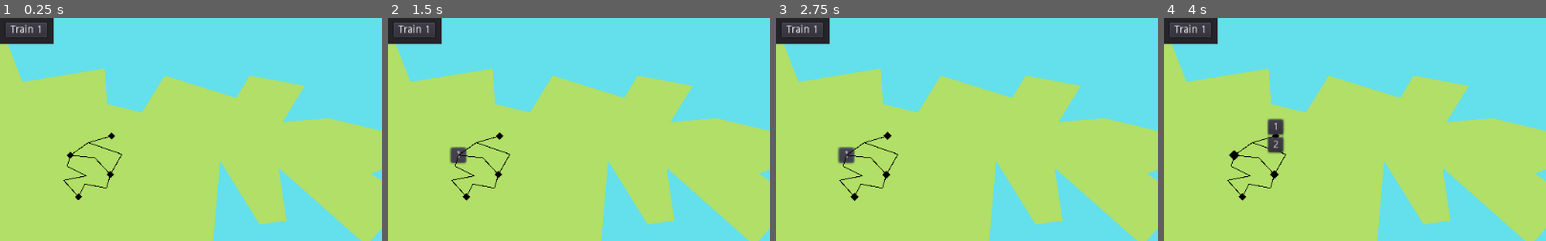
Above: before the commit, frames 1-4 (left to right).
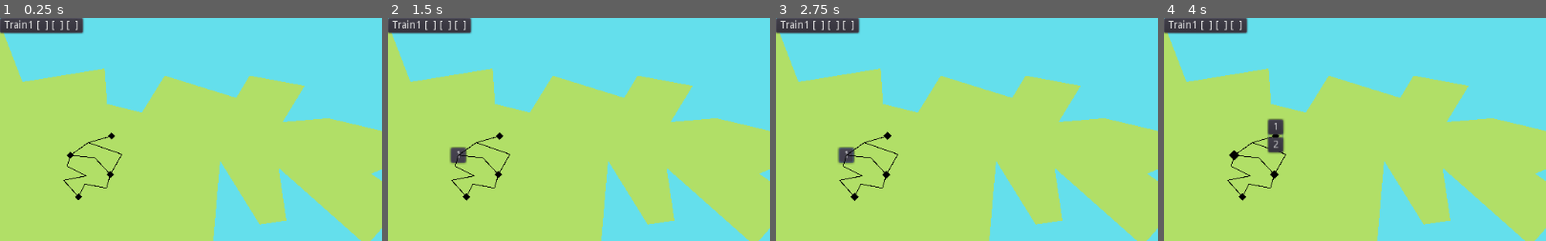
Above: after the commit, the same moments.

Repository: LeBoku/supply-chained
Game: Godot game, scene res://Game.tscn
Same seed, same stepped clock (60 frames per second), same inputs: the game is played once before the commit and once after it.
Inputs (mouse positions are % of the whole screen's width and height, from its top left):
- Up to frame 1 (0.25 s): no input
- Up to frame 2 (1.5 s): click "Train 1" (after the commit: "Train1 [ ] [ ] [ ]") at 0.5 s; click (9, 31) at 1.27 s
- Up to frame 3 (2.75 s): click "1" at 2 s
- Up to frame 4 (4 s): click "1" at 2.75 s; click (15, 26) at 3.52 s
The pictures show only the part of the screen within x 0-50%, y 0-50%; the shares and areas given below are measured in that part.

The runs differ from the first frame. In frame 1, 1.9% of the frame differs, in the area x 0-22%, y 0-12%; in frame 2, 1.9%; in frame 3, 1.9%; in frame 4, 1.9%.

Commit message:
Show and change carrier cargo

Diff:
--- a/supply-chained/Game.tscn
+++ b/supply-chained/Game.tscn
@@ -1,9 +1,10 @@
-[gd_scene load_steps=5 format=2]
+[gd_scene load_steps=6 format=2]
 
 [ext_resource path="res://Game.gd" type="Script" id=1]
 [ext_resource path="res://station/Station.tscn" type="PackedScene" id=2]
 [ext_resource path="res://connection/ConnectionHelper.tscn" type="PackedScene" id=3]
 [ext_resource path="res://Map.gd" type="Script" id=4]
+[ext_resource path="res://carriers/Carrier.gd" type="Script" id=5]
 
 [node name="Game" type="Node2D"]
 script = ExtResource( 1 )
@@ -80,18 +81,14 @@
 points = PoolVector2Array( 104.667, 239.666, 85.3333, 218.333, 116, 212.333, 90, 199.666, 92.6667, 184.666 )
 stationA = NodePath("../Farm")
 
-[node name="Carriers" type="Panel" parent="."]
-margin_right = 72.0
-margin_bottom = 35.0
+[node name="CarriersHud" type="VBoxContainer" parent="."]
 __meta__ = {
-"_edit_use_anchors_": true
+"_edit_use_anchors_": false
 }
 
-[node name="Train 1" type="Button" parent="Carriers"]
-margin_left = 7.66667
-margin_top = 5.66666
-margin_right = 62.6667
-margin_bottom = 25.6667
+[node name="Train 1" type="Button" parent="CarriersHud"]
+margin_right = 55.0
+margin_bottom = 20.0
 text = "Train 1"
 __meta__ = {
 "_edit_use_anchors_": false
@@ -101,4 +98,6 @@
 visible = false
 antialiased = true
 polygon = PoolVector2Array( -6, -3, 5, -3, 7, 0, 5, 3, -6, 3 )
-[connection signal="pressed" from="Carriers/Train 1" to="." method="_on_train_pressed"]
+script = ExtResource( 5 )
+hud_node = NodePath("../CarriersHud/Train 1")
+[connection signal="pressed" from="CarriersHud/Train 1" to="." method="_on_train_pressed"]
--- /dev/null
+++ b/supply-chained/carriers/Carrier.gd
@@ -0,0 +1,29 @@
+extends Node2D
+
+class_name Carrier
+
+export var cargo_capacity = 3
+export var hud_node: NodePath
+
+var cargo = []
+
+func _ready():
+	cargo = []
+	cargo.resize(cargo_capacity)
+	display_cargo()
+
+func set_cargo(position: int, content):
+	cargo[position] = content
+	display_cargo()
+
+func display_cargo():
+	var hud = get_node(hud_node) as Button
+	var text = name
+
+	for c in cargo:
+		if c == null:
+			c = "  "
+
+		text += " [" + c + "]"
+
+	hud.text = text
--- a/supply-chained/project.godot
+++ b/supply-chained/project.godot
@@ -9,12 +9,18 @@
 config_version=4
 
 _global_script_classes=[ {
+"base": "Node2D",
+"class": "Carrier",
+"language": "GDScript",
+"path": "res://carriers/Carrier.gd"
+}, {
 "base": "Position2D",
 "class": "Station",
 "language": "GDScript",
 "path": "res://station/Station.gd"
 } ]
 _global_script_class_icons={
+"Carrier": "",
 "Station": ""
 }
 
--- a/supply-chained/router/Route.gd
+++ b/supply-chained/router/Route.gd
@@ -3,7 +3,7 @@
 const RouteSegment = preload("res://router/RouteSegment.tscn")
 
 var stations: Array
-var carrier: Node2D
+var carrier: Carrier
 var pickups: Dictionary
 
 func init(stations: Array, carrier:Node2D, pickups:Dictionary):
@@ -38,9 +38,11 @@
 		for p in pickups[index]:
 			if p["dropoff"]:
 				yield(stations[index].dropoff(p["id"], "Test"), "completed")
+				carrier.set_cargo(0, null)
+
 			else:
 				var content = yield(stations[index].pickup(p["id"]), "completed")
-				print(content)
+				carrier.set_cargo(0, content)
 
 	else:
 		yield(get_tree().create_timer(0), "timeout")
